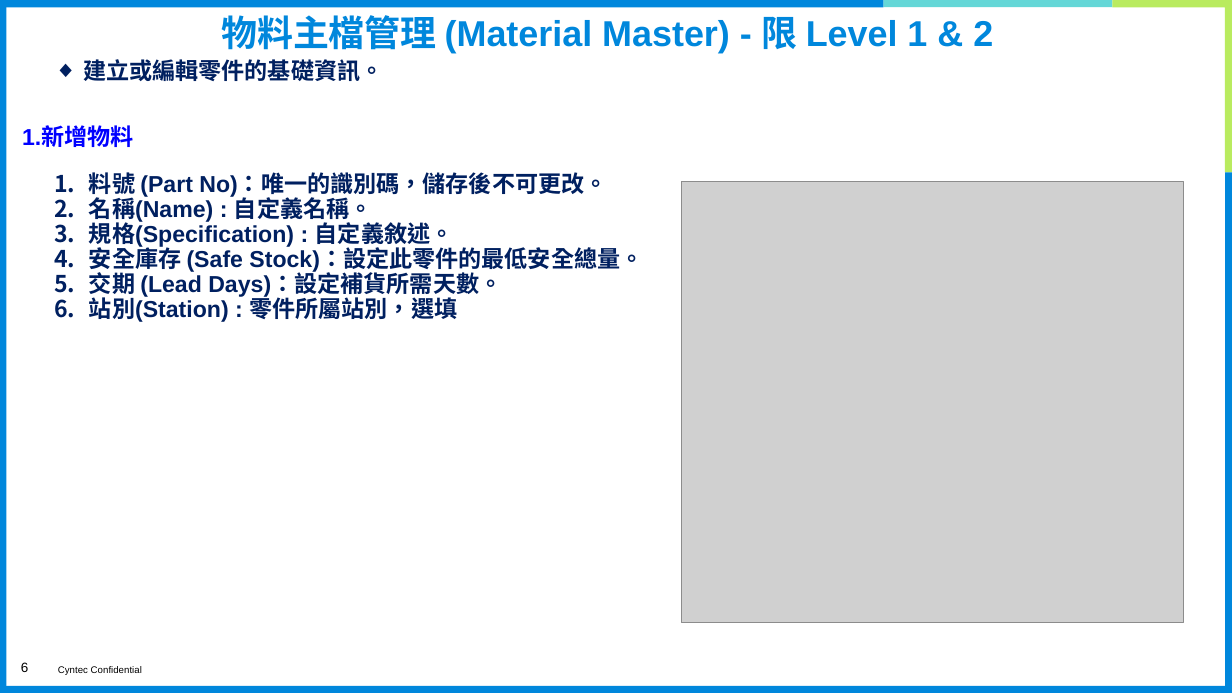
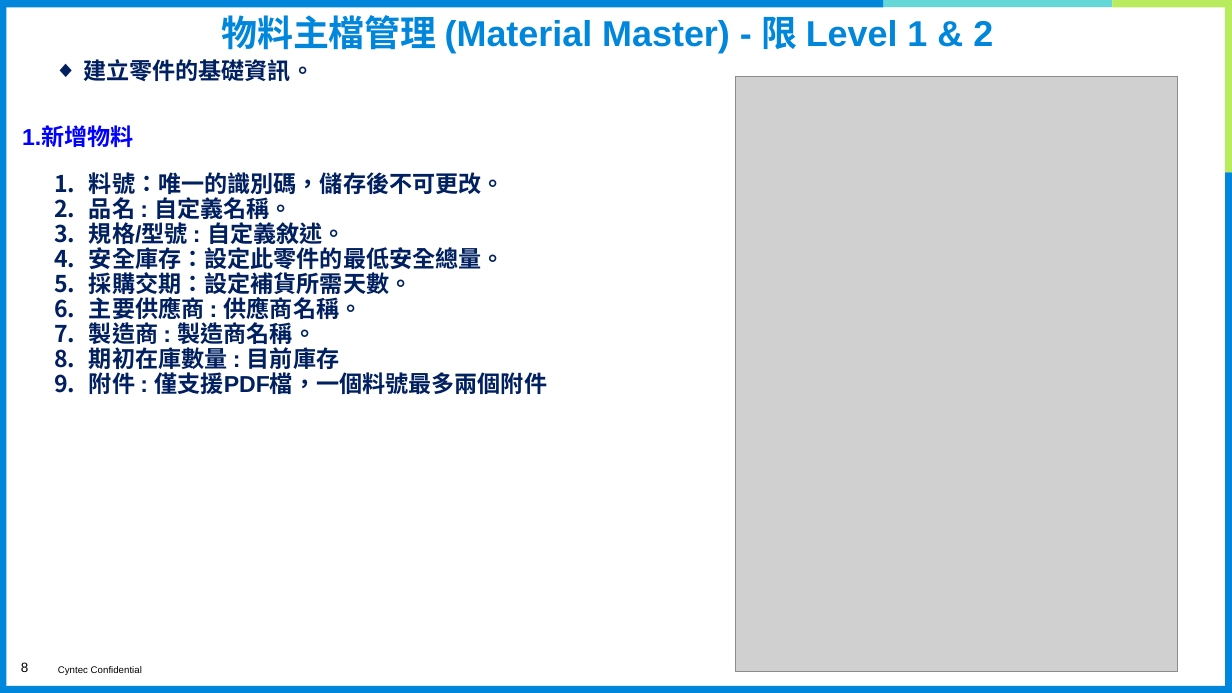
Before and after one commit to eHsuan/PartsManager, a slide deck: slide 8 of doc/使用說明(中文).pptx (slide 6 before the commit). Drawn at 1232x693 pixels with LibreOffice and Linux fonts; fonts in the diff are those of the drawing; grey boxes stand for pictures; background and template pictures are left out. Boxes give left, top, right and bottom in pixels: in the first picture for what was removed or moved away, otherwise in the second. Text is boxed around its words. In the diff, an @@ line names an element or a change of style, - is before the commit and + after.

```diff
--- a/doc/使用說明(中文).pptx
+++ b/doc/使用說明(中文).pptx
@@ text at (x1=83, y1=59, x2=314, y2=81): text changed @@
-◆ 建立或編輯零件的基礎資訊。
+◆ 建立零件的基礎資訊。
@@ picture resized from (x1=681, y1=181, x2=1183, y2=623) to (x1=736, y1=77, x2=1178, y2=673) @@
@@ text at (x1=89, y1=172, x2=547, y2=394): text changed @@
-1. 料號 (Part No)：唯一的識別碼，儲存後不可更改。
-2. 名稱(Name) : 自定義名稱。
-3. 規格(Specification) : 自定義敘述。
-4. 安全庫存 (Safe Stock)：設定此零件的最低安全總量。
-5. 交期 (Lead Days)：設定補貨所需天數。
-6. 站別(Station) : 零件所屬站別，選填
+1. 料號：唯一的識別碼，儲存後不可更改。
+2. 品名 : 自定義名稱。
+3. 規格/型號 : 自定義敘述。
+4. 安全庫存：設定此零件的最低安全總量。
+5. 採購交期：設定補貨所需天數。
+6. 主要供應商 : 供應商名稱。
+7. 製造商 : 製造商名稱。
+8. 期初在庫數量 : 目前庫存
+9. 附件 : 僅支援PDF檔，一個料號最多兩個附件
@@ page number at (x1=21, y1=662, x2=28, y2=672): text changed @@
-6
+8
```
Also in this commit, not shown: 4 other slides changed, 3 slides added, 19 other files.
